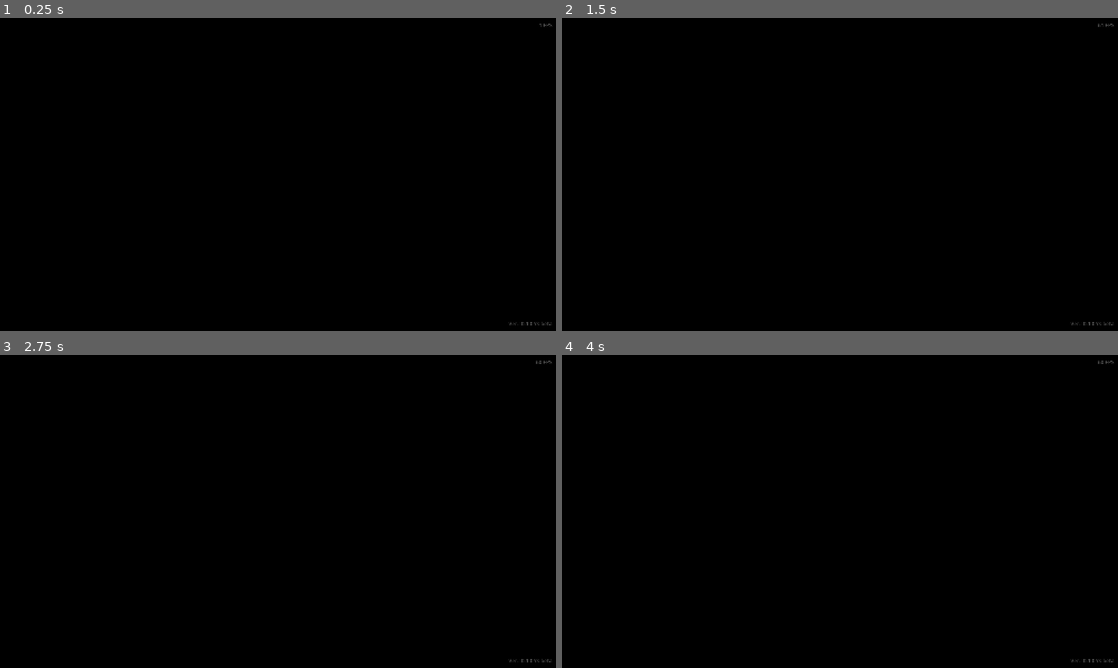
Above: before the commit, frames 1-4 (two rows, left to right).
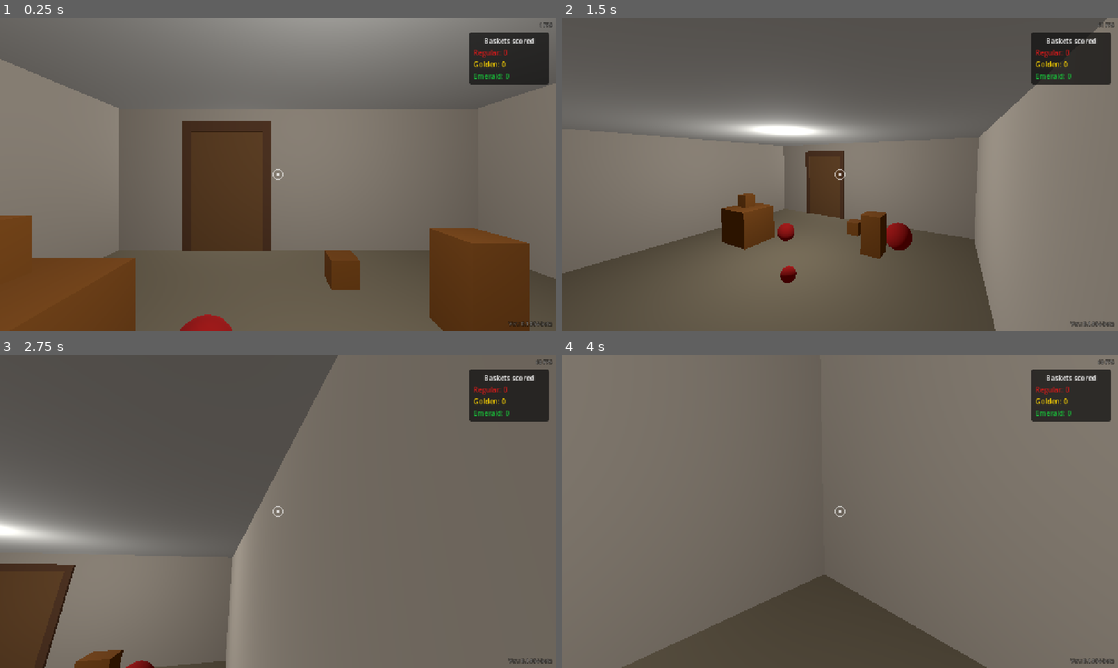
Above: after the commit, the same moments.

Repository: shoyguer/basketball-physics
Game: Godot game, scene res://scenes/room/room.tscn
Two runs of this game, one before a commit and one after it. Both use one fixed random seed, a clock stepped at 60 frames per second and the inputs below.
Inputs (mouse positions are in pixels of both pictures, inside the frame that each line leads up to):
- Up to frame 1 (0.25 s): no input
- Up to frame 2 (1.5 s): tap Enter at 0.5 s; move the mouse to (962, 158) at 0.52 s; hold D (move_right) 0.53-1.28 s; hold E (interact) 0.53-1.28 s; click (962, 158) at 0.67 s; tap Space (jump) at 0.77 s; move the mouse to (728, 190) at 1.27 s; hold S (move_back) from 1.28 s (still down); click (728, 190) at 1.35 s
- Up to frame 3 (2.75 s): tap Space (jump) at 1.52, 2 s; move the mouse to (333, 442) at 2.02 s; release S (move_back) at 2.03 s; hold D (move_right) from 2.03 s (still down); hold Shift (sprint) from 2.03 s (still down)
- Up to frame 4 (4 s): move the mouse to (812, 574) at 2.77 s; release D (move_right) at 2.78 s; release Shift (sprint) at 2.78 s; hold W (move_forward) 2.78-3.53 s; tap E (interact) at 2.85 s; click (812, 574) at 2.92 s; tap Space (jump) at 3.02, 3.77 s; move the mouse to (1006, 558) at 3.52 s; press the mouse at (1006, 558) at 3.53 s; hold A (move_left) from 3.53 s (still down)

The runs differ from the first frame. In frame 1, 100% of the frame differs, in the area x 0-100%, y 0-100%; in frame 2, 100%; in frame 3, 100%; in frame 4, 100%.

Commit message:
Add branding + scroll hints

Diff:
--- a/src/scenes/basketball_hoop/basketball_hoop.tscn
+++ b/src/scenes/basketball_hoop/basketball_hoop.tscn
@@ -67,6 +67,7 @@
 
 [node name="ScoreLabel" type="Label3D" parent="." unique_id=1703270278]
 transform = Transform3D(1, 0, 0, 0, 1, 0, 0, 0, 1, 0, 2.7740798, 0.12631708)
+visible = false
 pixel_size = 0.003
 modulate = Color(1, 1, 0.2, 1)
 text = "Score: 0 / 10"
--- a/src/scenes/player/player.tscn
+++ b/src/scenes/player/player.tscn
@@ -28,4 +28,4 @@
 
 [node name="UI" parent="HUD" unique_id=812345678 instance=ExtResource("2_holdui")]
 
-[node name="ScoreHUD" parent="HUD" instance=ExtResource("3_scorehud")]
+[node name="ScoreHUD" parent="HUD" unique_id=299659241 instance=ExtResource("3_scorehud")]
--- a/src/scenes/room/room.tscn
+++ b/src/scenes/room/room.tscn
@@ -5,6 +5,7 @@
 [ext_resource type="PackedScene" uid="uid://bxe701a2am5mr" path="res://scenes/objects/ball/physics_ball.tscn" id="3_ball"]
 [ext_resource type="PackedScene" uid="uid://c3lurj1bfpdm" path="res://scenes/door/door.tscn" id="4_door"]
 [ext_resource type="PackedScene" uid="uid://btdp6sq8v6yln" path="res://scenes/basketball_hoop/basketball_hoop.tscn" id="5_hoop"]
+[ext_resource type="PackedScene" uid="uid://e7sofyruoq6o" path="res://scenes/player/player.tscn" id="6_w7vtx"]
 
 [sub_resource type="Environment" id="Env_room"]
 background_mode = 1
@@ -317,3 +318,6 @@
 transform = Transform3D(1, 0, 0, 0, 1, 0, 0, 0, 1, -1.5, 8, -17.5)
 light_energy = 1.5
 omni_range = 14.0
+
+[node name="Player" parent="." unique_id=477170345 instance=ExtResource("6_w7vtx")]
+transform = Transform3D(1, 0, 0, 0, 1, 0, 0, 0, 1, -0.43692896, 0, 0.5256431)
--- a/src/scripts/versioning.gd
+++ b/src/scripts/versioning.gd
@@ -20,7 +20,7 @@
 static var game_version: Dictionary = {
 	"major": "0",
 	"minor": "1",
-	"build": "053",
+	"build": "054",
 	"label": "beta"
 }
 ## Human readable game version string.
--- a/src/ui/ui.tscn
+++ b/src/ui/ui.tscn
@@ -140,3 +140,11 @@
 [node name="ThrowHint" type="Label" parent="HoldingObject/HoldHints" unique_id=87849835]
 layout_mode = 2
 text = "[Left Click]  Throw"
+
+[node name="PlusStrengthHint" type="Label" parent="HoldingObject/HoldHints" unique_id=790653617]
+layout_mode = 2
+text = "[Scroll Down]  Decrease Strength"
+
+[node name="MinusStrengthHint" type="Label" parent="HoldingObject/HoldHints" unique_id=676561537]
+layout_mode = 2
+text = "[Scroll Up]  Increase Strength"
Not shown: 1 places in src/scenes/player/player.tscn that only renumber resources
Not shown, added: files/itch_cover_image.png
Not shown, added: files/itch_cover_image.psd
Not shown, added: files/itch_cover_image.webp
